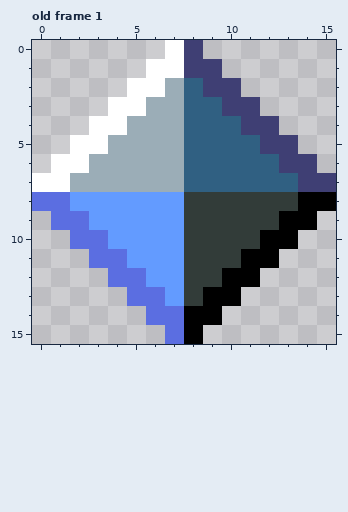
Pixel-art file, stored at Sprites/exp_point.aseprite. Above: the version before the commit.
16x16 pixels, 3 frames. Shown: old frame 1. The commit also changed other frames, which this record leaves out.
And afterwards:
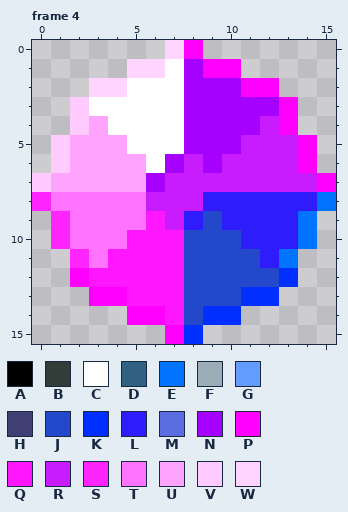
Palette (. is transparent): A #000000  B #323c39  C #ffffff  D #306082  E #0073ff  F #9badb7  G #639bff  H #3f3f74  J #2349ca  K #002fff  L #2e1cfb  M #5b6ee1  N #a600ff  P #ff00ff  Q #ff17ff  R #c81cff  S #ff25ff  T #ff73ff  U #fea4ff  V #ffcbff  W #ffd4ff
A new or re-ordered frame is compared with the old frame closest to it.
Changes in this commit:
frames 3 -> 4
Changed rows in their new state; - is an unchanged pixel.
Frame 4 is new; against old frame 1:
first column x 0:
 0 -------WP-------
 1 -----WW-NPP-----
 2 ---WW--CNNNPP---
 3 --VC--CCNNNNNP--
 4 --VU-CCCNNNNRP--
 5 -VUUUCCCNNNRRRP-
 6 -VUUUUCNRNRRRRP-
 7 VUUUUUNRRRRRRRRP
 8 STTTTTRRRLLLLLLE
 9 -STTTTQRLJLLLLE-
10 -STTTQQQJJJLLLE-
11 --STQQQQJJJJLE--
12 --PQQQQQJJJJJK--
13 ---PPQQQJJJKK---
14 -----PPQJKK-----
15 -------PK-------
